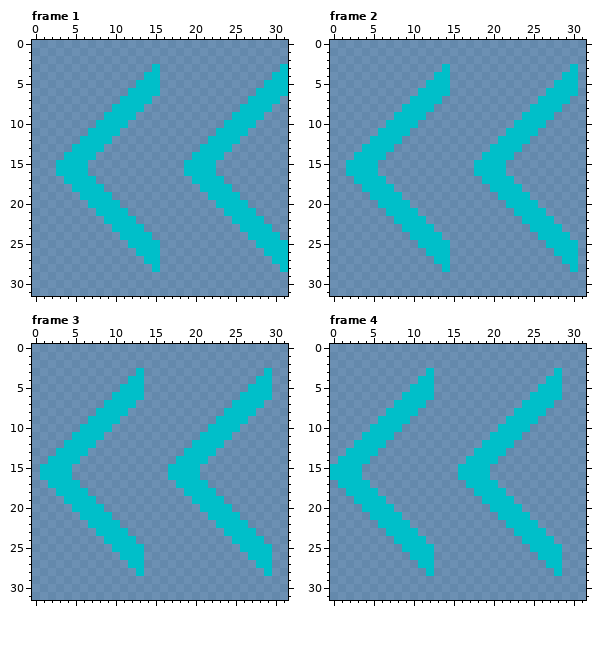
One commit to this pixel-art file: assets/left_dir_prot.ase. That is the earlier state.
32x32 pixels, 16 frames. Shown: frame 1, frame 2, frame 3, frame 4. The commit also changed other frames, which this record leaves out.
New version:
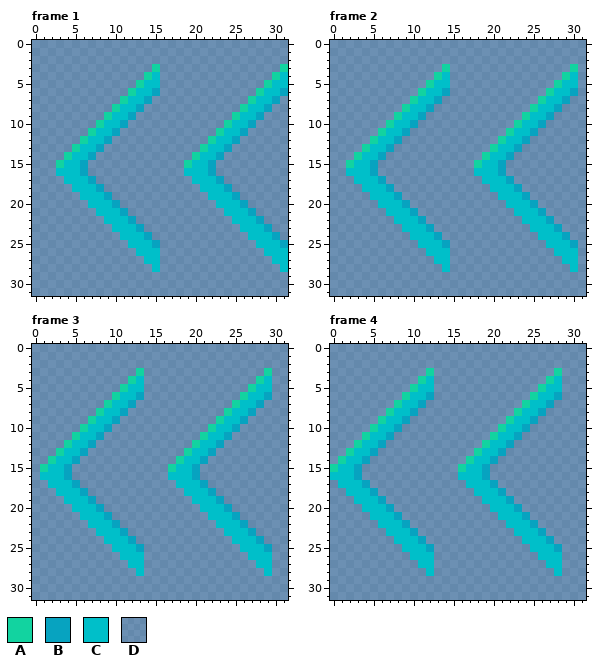
Palette (. is transparent): A #12d3a0  B #07a3c0  C #00bfc9  D #0b549780
Difference:
Changed rows in their new state; - is an unchanged pixel.
Frame 1, layer "Layer 1":
first column x 3:
 3 ------------A---------------A
 4 -----------A---------------A-
 5 ----------A---------------A--
 6 ---------A--B------------A--B
 7 --------A--B------------A--B-
 8 -------A--B------------A--B--
 9 ------A--B------------A--B---
10 -----A--B------------A--B----
11 ----A--B------------A--B-----
12 ---A--B------------A--B------
13 --A--B------------A--B-------
14 -A--B------------A--B--------
15 A--B------------A--B---------
16 ---B---------------B---------
17 ----B---------------B--------
18 -----B---------------B-------
19 ------B---------------B------
20 -------B---------------B-----
21 --------B---------------B----
22 ---------B---------------B---
23 ----------B---------------B--
24 -----------B---------------B-
25 ------------B---------------B
Frame 2, layer "Layer 1":
first column x 2:
 3 ------------A---------------A
 4 -----------A---------------A-
 5 ----------A---------------A--
 6 ---------A--B------------A--B
 7 --------A--B------------A--B-
 8 -------A--B------------A--B--
 9 ------A--B------------A--B---
10 -----A--B------------A--B----
11 ----A--B------------A--B-----
12 ---A--B------------A--B------
13 --A--B------------A--B-------
14 -A--B------------A--B--------
15 A--B------------A--B---------
16 ---B---------------B---------
17 ----B---------------B--------
18 -----B---------------B-------
19 ------B---------------B------
20 -------B---------------B-----
21 --------B---------------B----
22 ---------B---------------B---
23 ----------B---------------B--
24 -----------B---------------B-
25 ------------B---------------B
Frame 3, layer "Layer 1":
first column x 1:
 3 ------------A---------------A
 4 -----------A---------------A-
 5 ----------A---------------A--
 6 ---------A--B------------A--B
 7 --------A--B------------A--B-
 8 -------A--B------------A--B--
 9 ------A--B------------A--B---
10 -----A--B------------A--B----
11 ----A--B------------A--B-----
12 ---A--B------------A--B------
13 --A--B------------A--B-------
14 -A--B------------A--B--------
15 A--B------------A--B---------
16 ---B---------------B---------
17 ----B---------------B--------
18 -----B---------------B-------
19 ------B---------------B------
20 -------B---------------B-----
21 --------B---------------B----
22 ---------B---------------B---
23 ----------B---------------B--
24 -----------B---------------B-
25 ------------B---------------B
Frame 4, layer "Layer 1":
first column x 0:
 3 ------------A---------------A
 4 -----------A---------------A-
 5 ----------A---------------A--
 6 ---------A--B------------A--B
 7 --------A--B------------A--B-
 8 -------A--B------------A--B--
 9 ------A--B------------A--B---
10 -----A--B------------A--B----
11 ----A--B------------A--B-----
12 ---A--B------------A--B------
13 --A--B------------A--B-------
14 -A--B------------A--B--------
15 A--B------------A--B---------
16 ---B---------------B---------
17 ----B---------------B--------
18 -----B---------------B-------
19 ------B---------------B------
20 -------B---------------B-----
21 --------B---------------B----
22 ---------B---------------B---
23 ----------B---------------B--
24 -----------B---------------B-
25 ------------B---------------B
